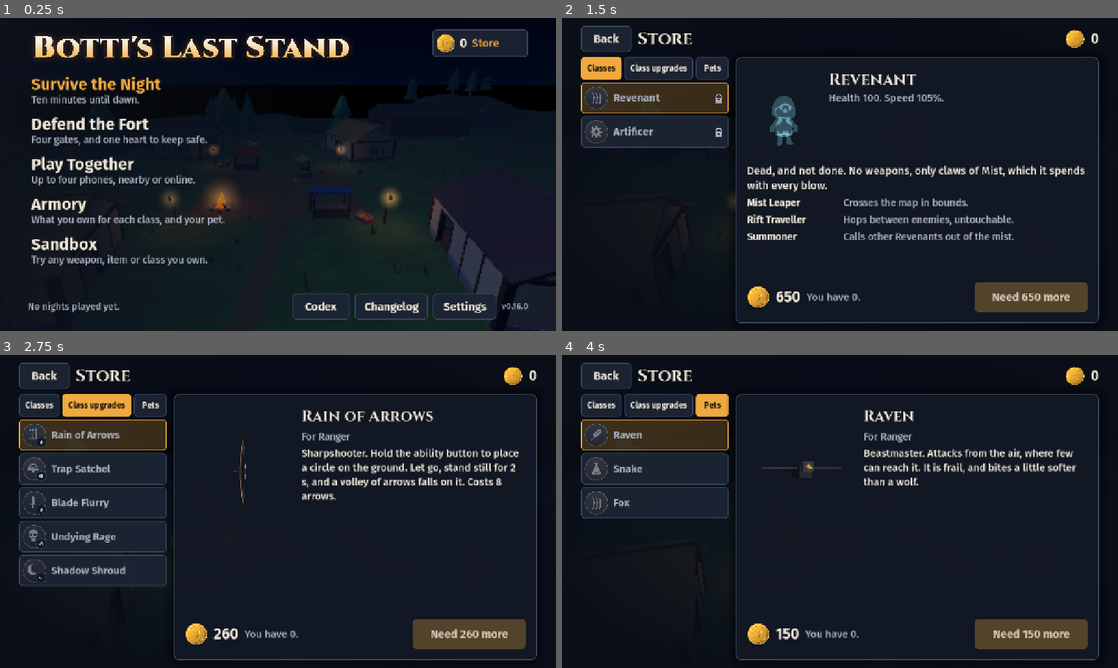
Above: before the commit, frames 1-4 (two rows, left to right).
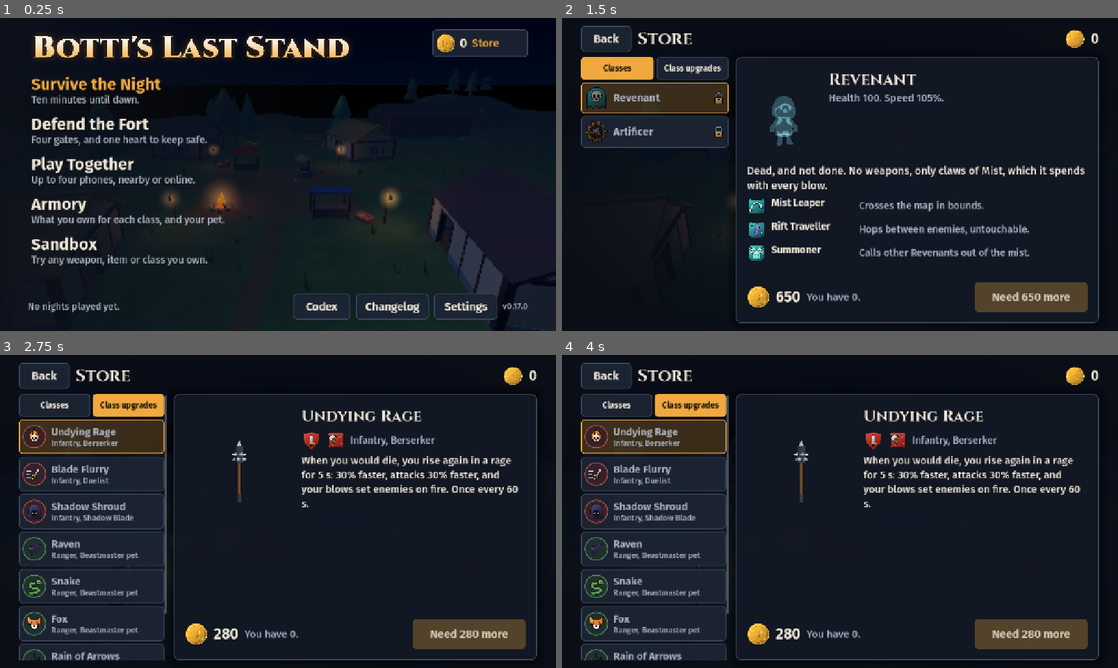
Above: after the commit, the same moments.

Repository: Polaryti/botti-last-stand
Game: Godot game, scene res://scenes/main.tscn
Same seed, same stepped clock (60 frames per second), same inputs: the game is played once before the commit and once after it.
Inputs (mouse positions are in pixels of both pictures, inside the frame that each line leads up to):
- Up to frame 1 (0.25 s): no input
- Up to frame 2 (1.5 s): click (1040, 43) at 0.52 s; click "Classes" at 1.25 s
- Up to frame 3 (2.75 s): click "Class upgrades" at 2 s
- Up to frame 4 (4 s): click (712, 405) at 2.75 s, where only the run before the commit has a clickable "Pets"; click (650, 436) at 3.52 s

The runs differ from the first frame. In frame 1, 0.6% of the frame differs, in the area x 52-95%, y 88-97%; in frame 2, 4.8%; in frame 3, 14%, in the area x 3-94%, y 12-98%; in frame 4, 13%.

Commit message:
Version 0.17.0
New icons in colour: a crest for each class, an emblem for each specialization, and pictures for purchases, pets, weapons and the symbols abilities use. Pets are now among the Class upgrades under Beastmaster, and every upgrade names its class and specialization.

Co-Authored-By: Claude Opus 5.5 <noreply@anthropic.com>
Claude-Session: https://claude.ai/code/session_01P15f91vZw5MWq34eF7AJoA

Diff:
--- a/project.godot
+++ b/project.godot
@@ -12,7 +12,7 @@
 
 config/name="Botti's Last Stand"
 config/description="Low-poly medieval zombie survival for phones."
-config/version="0.16.0"
+config/version="0.17.0"
 run/main_scene="res://scenes/main.tscn"
 config/features=PackedStringArray("4.7", "GL Compatibility")
 boot_splash/bg_color=Color(0.035, 0.05, 0.1, 1)
--- a/scripts/ability_data.gd
+++ b/scripts/ability_data.gd
@@ -19,6 +19,8 @@
 
 static func _spec(id: String, name: String, desc: String, color: Color, entry: Dictionary, path: Array, final: Dictionary) -> Dictionary:
 	final["final"] = true
+	entry["icon"] = "spec_%s" % id
+	final["icon"] = "spec_%s+crown" % id
 	return {"id": id, "name": name, "desc": desc, "color": color, "entry": entry, "path": path, "final": final}
 
 
--- a/scripts/class_defs.gd
+++ b/scripts/class_defs.gd
@@ -28,7 +28,7 @@
 }
 
 static func icon(id: String) -> String:
-	return {"infantry": "sword", "ranger": "bow", "heavy": "shield_rect", "chivalry": "horse", "magician": "staff", "revenant": "claw", "artificer": "gear", "monk": "sun", "plague_doctor": "mask"}[id]
+	return "crest_%s" % id
 
 
 static func color(id: String) -> Color:
--- a/scripts/hud.gd
+++ b/scripts/hud.gd
@@ -651,7 +651,7 @@
 		draw_texture_rect(_glass, rect, false, tint)
 		var glyph := _button_glyph(id)
 		var inset := r * 0.42
-		draw_texture_rect(Icons.glyph(glyph), rect.grow(-inset), false, Color(UiTheme.BONE, 0.95))
+		draw_texture_rect(Icons.glyph(glyph), rect.grow(-inset), false, Color.WHITE)
 		draw_texture_rect(_ring, rect, false, Color(1, 1, 1, 0.6) if not held else UiTheme.EMBER)
 		if id == "take" and player.nearby_weapon:
 			_centered(player.nearby_weapon.display_name(), pos + Vector2(0, -r - 18), 26, UiTheme.BONE)
--- a/scripts/icon_view.gd
+++ b/scripts/icon_view.gd
@@ -12,6 +12,8 @@
 	color = p_color
 	custom_minimum_size = Vector2.ONE * px
 	mouse_filter = Control.MOUSE_FILTER_IGNORE
+	size_flags_vertical = Control.SIZE_SHRINK_CENTER
+	size_flags_horizontal = Control.SIZE_SHRINK_CENTER
 
 
 func _draw() -> void:
--- a/scripts/icons.gd
+++ b/scripts/icons.gd
@@ -19,36 +19,40 @@
 	return ResourceLoader.exists("res://assets/icons/%s.png" % name)
 
 
+## Crests and specialization emblems have their own outline. Everything else sits on a dark disc,
+## ringed in the colour of its class.
 static func draw(c: CanvasItem, r: Rect2, icon: String, col: Color, dim := false, ring := true) -> void:
-	var tint := col
-	if dim:
-		var v := col.get_luminance()
-		tint = Color(v, v, v).lerp(UiTheme.DUSK, 0.72)
-	c.draw_texture_rect(tex("res://assets/ui/medal.png"), r, false, tint)
 	var parts := icon.split("+")
-	var inset := r.size.x * 0.21
-	var shape := Color(UiTheme.ASH, 0.6) if dim else UiTheme.BONE
-	var glyph_rect := r.grow(-inset)
+	var own_outline := parts[0].begins_with("crest_") or parts[0].begins_with("spec_")
+	var shade := Color(0.56, 0.56, 0.6, 0.92) if dim else Color.WHITE
+	if own_outline:
+		c.draw_texture_rect(glyph(parts[0]), r, false, shade)
+	else:
+		var disc := Color(0.1, 0.11, 0.16).lerp(col, 0.22)
+		c.draw_circle(r.get_center(), r.size.x * 0.49, disc.darkened(0.25) if dim else disc)
+		var inset := r.size.x * 0.14
+		var glyph_rect := r.grow(-inset)
+		if parts.size() > 1:
+			glyph_rect.position -= Vector2(r.size.x * 0.06, r.size.y * 0.06)
+		c.draw_texture_rect(glyph(parts[0]), glyph_rect, false, shade)
+		if ring:
+			c.draw_arc(r.get_center(), r.size.x * 0.48, 0.0, TAU, 40, col.darkened(0.45) if dim else col.lightened(0.15), maxf(1.5, r.size.x * 0.035), true)
 	if parts.size() > 1:
-		glyph_rect.position -= Vector2(r.size.x * 0.05, r.size.y * 0.05)
-	c.draw_texture_rect(glyph(parts[0]), glyph_rect, false, shape)
-	if ring:
-		c.draw_texture_rect(tex("res://assets/ui/ring.png"), r, false, Color(1, 1, 1, 0.3) if dim else Color(1, 1, 1, 0.75))
-	if parts.size() > 1:
-		var size := r.size.x * 0.42
+		var size := r.size.x * 0.46
 		var badge := Rect2(r.end - Vector2.ONE * size * 0.98, Vector2.ONE * size)
 		c.draw_circle(badge.get_center(), size * 0.5, UiTheme.NIGHT)
-		c.draw_arc(badge.get_center(), size * 0.5, 0.0, TAU, 24, UiTheme.STEEL if dim else UiTheme.EMBER, maxf(1.0, r.size.x * 0.018), true)
-		c.draw_texture_rect(glyph(parts[1]), badge.grow(-size * 0.2), false, UiTheme.ASH if dim else UiTheme.EMBER)
+		c.draw_arc(badge.get_center(), size * 0.5, 0.0, TAU, 24, UiTheme.STEEL if dim else UiTheme.EMBER, maxf(1.0, r.size.x * 0.02), true)
+		c.draw_texture_rect(glyph(parts[1]), badge.grow(-size * 0.12), false, shade)
 
 
 static func weapon(id: String) -> String:
 	return {"dagger": "dagger", "sword": "sword", "spear": "spear", "mace": "mace", "lance": "lance", "scythe": "scythe",
-		"flail": "flail", "bell_hammer": "bell", "pitchfork": "pitchfork", "torch": "torch", "bow": "bow",
-		"crossbow": "crossbow", "longbow": "bow+up", "axes": "axe", "javelins": "spear", "fists": "claw", "bo": "staff", "sling": "target", "blowgun": "poison", "staff": "staff", "claws": "claw"}.get(id, "sword")
+		"flail": "flail", "bell_hammer": "bell_hammer", "pitchfork": "pitchfork", "torch": "torch", "bow": "bow",
+		"crossbow": "crossbow", "longbow": "longbow", "axes": "axe", "javelins": "javelins", "fists": "hand", "bo": "bo",
+		"sling": "sling", "blowgun": "blowgun", "staff": "staff", "claws": "claw"}.get(id, "sword")
 
 
 static func power(id: String) -> String:
 	return {"speed": "boot", "sensor": "eye", "fire_arrows": "flame+arrow", "bounce_arrows": "swap+arrow", "angel": "wings",
-		"daemon": "tooth", "archer": "bow", "thunder": "bolt", "raven": "feather", "ghost": "ghost", "imp": "grab",
-		"bell_spirit": "bell", "rat": "poison"}.get(id, "potion")
+		"daemon": "tooth", "archer": "bow", "thunder": "bolt", "raven": "raven", "ghost": "ghost", "imp": "grab",
+		"bell_spirit": "bell", "rat": "rat"}.get(id, "potion")
--- a/scripts/main.gd
+++ b/scripts/main.gd
@@ -629,9 +629,12 @@
 		var line := HBoxContainer.new()
 		line.add_theme_constant_override("separation", 12)
 		detail.add_child(line)
+		var emblem := IconView.new("spec_%s" % spec["id"], ClassDefs.color(id), 44.0)
+		emblem.size_flags_vertical = Control.SIZE_SHRINK_BEGIN
+		line.add_child(emblem)
 		var spec_name := _body(spec["name"], 23)
 		spec_name.add_theme_font_override("font", UiTheme.bold_font())
-		spec_name.custom_minimum_size.x = 210
+		spec_name.custom_minimum_size.x = 190
 		spec_name.size_flags_vertical = Control.SIZE_SHRINK_BEGIN
 		line.add_child(spec_name)
 		var spec_desc := _soft(spec["desc"], 23)
@@ -763,14 +766,13 @@
 	var d: Dictionary = ShopDefs.ITEMS[id]
 	var owned := Game.owns_item(id)
 	var row := Button.new()
-	row.custom_minimum_size = Vector2(320, 72)
+	row.custom_minimum_size = Vector2(320, 80)
 	var inner := HBoxContainer.new()
 	inner.mouse_filter = Control.MOUSE_FILTER_IGNORE
 	inner.add_theme_constant_override("separation", 12)
 	row.add_child(inner)
 	inner.set_anchors_and_offsets_preset(Control.PRESET_FULL_RECT, Control.PRESET_MODE_MINSIZE, 8)
 	var medal := IconView.new(str(d["icon"]), ClassDefs.color(str(d["class"])), 54.0)
-	medal.dim = not owned
 	medal.size_flags_vertical = Control.SIZE_SHRINK_CENTER
 	inner.add_child(medal)
 	var name_label := _body(d["name"], 24)
@@ -780,7 +782,16 @@
 	name_label.size_flags_vertical = Control.SIZE_SHRINK_CENTER
 	if not owned:
 		name_label.add_theme_color_override("font_color", UiTheme.ASH)
-	inner.add_child(name_label)
+	var words := VBoxContainer.new()
+	words.mouse_filter = Control.MOUSE_FILTER_IGNORE
+	words.add_theme_constant_override("separation", 0)
+	words.size_flags_horizontal = Control.SIZE_EXPAND_FILL
+	words.size_flags_vertical = Control.SIZE_SHRINK_CENTER
+	words.add_child(name_label)
+	var whose := _soft(ShopDefs.whose(id), 18)
+	whose.mouse_filter = Control.MOUSE_FILTER_IGNORE
+	words.add_child(whose)
+	inner.add_child(words)
 	return row
 
 
@@ -803,7 +814,14 @@
 	var title := _body(d["name"], 36)
 	title.add_theme_font_override("font", UiTheme.title_font())
 	words.add_child(title)
-	words.add_child(_soft("For %s" % ClassDefs.ALL[d["class"]]["name"], 23))
+	var owner_row := HBoxContainer.new()
+	owner_row.add_theme_constant_override("separation", 10)
+	owner_row.add_child(IconView.new(ClassDefs.icon(d["class"]), ClassDefs.color(d["class"]), 46.0))
+	owner_row.add_child(IconView.new("spec_%s" % d["spec"], ClassDefs.color(d["class"]), 46.0))
+	var owner_words := _soft(ShopDefs.whose(id), 23)
+	owner_words.size_flags_vertical = Control.SIZE_SHRINK_CENTER
+	owner_row.add_child(owner_words)
+	words.add_child(owner_row)
 	var desc := _body(d["desc"], 24)
 	desc.autowrap_mode = TextServer.AUTOWRAP_WORD_SMART
 	words.add_child(desc)
@@ -881,36 +899,53 @@
 	head.add_child(view)
 	var words := VBoxContainer.new()
 	words.size_flags_horizontal = Control.SIZE_EXPAND_FILL
-	words.add_theme_constant_override("separation", 8)
+	words.add_theme_constant_override("separation", 10)
 	head.add_child(words)
 	var title := _body(ClassDefs.ALL[id]["name"], 36)
 	title.add_theme_font_override("font", UiTheme.title_font())
 	words.add_child(title)
 	var items := ShopDefs.for_class(id)
-	var upgrades := items.filter(func(item: String) -> bool: return not ShopDefs.ITEMS[item].get("pet", false))
 	if items.is_empty():
 		words.add_child(_soft("Nothing for this class yet.", 24))
-	for item: String in upgrades:
-		words.add_child(_armory_upgrade_row(item, id))
-	if not upgrades.is_empty() and upgrades.size() < items.size():
-		words.add_child(_pet_row())
-
-
-func _armory_upgrade_row(item: String, class_id: String) -> Control:
-	var d: Dictionary = ShopDefs.ITEMS[item]
+	var shown_specs := {}
+	for item: String in items:
+		var spec := str(ShopDefs.ITEMS[item]["spec"])
+		if shown_specs.has(spec):
+			continue
+		shown_specs[spec] = true
+		words.add_child(_armory_spec_row(id, spec, items.filter(func(other: String) -> bool: return ShopDefs.ITEMS[other]["spec"] == spec)))
+
+
+## One specialization: its emblem and name, and what you have for it.
+func _armory_spec_row(class_id: String, spec: String, items: Array) -> Control:
 	var row := HBoxContainer.new()
 	row.add_theme_constant_override("separation", 12)
-	var name_label := _body("%s (%s)" % [d["name"], _spec_name(class_id, str(d["spec"]))], 23)
-	name_label.autowrap_mode = TextServer.AUTOWRAP_WORD_SMART
-	name_label.size_flags_horizontal = Control.SIZE_EXPAND_FILL
-	row.add_child(name_label)
-	if not Game.owns_item(item):
-		row.add_child(_button("In the Store", func() -> void: show_store(item), Vector2(190, 52)))
+	var emblem := IconView.new("spec_%s" % spec, ClassDefs.color(class_id), 58.0)
+	emblem.size_flags_vertical = Control.SIZE_SHRINK_BEGIN
+	row.add_child(emblem)
+	var column := VBoxContainer.new()
+	column.size_flags_horizontal = Control.SIZE_EXPAND_FILL
+	column.add_theme_constant_override("separation", 4)
+	row.add_child(column)
+	column.add_child(_body(_spec_name(class_id, spec), 23))
+	if ShopDefs.ITEMS[items[0]].get("pet", false):
+		column.add_child(_pet_row())
 		return row
-	var on := Game.item_active(item)
-	row.add_child(_button("Equipped" if on else "Not equipped", func() -> void:
-		Game.set_item_on(item, not on)
-		show_armory(class_id), Vector2(190, 52), on))
+	for item: String in items:
+		var d: Dictionary = ShopDefs.ITEMS[item]
+		var line := HBoxContainer.new()
+		line.add_theme_constant_override("separation", 12)
+		column.add_child(line)
+		var name_label := _soft(d["name"], 22)
+		name_label.size_flags_horizontal = Control.SIZE_EXPAND_FILL
+		line.add_child(name_label)
+		if not Game.owns_item(item):
+			line.add_child(_button("In the Store", func() -> void: show_store(item), Vector2(190, 50)))
+			continue
+		var on := Game.item_active(item)
+		line.add_child(_button("Equipped" if on else "Not equipped", func() -> void:
+			Game.set_item_on(item, not on)
+			show_armory(class_id), Vector2(190, 50), on))
 	return row
 
 
@@ -925,7 +960,6 @@
 func _pet_row() -> Control:
 	var box := VBoxContainer.new()
 	box.add_theme_constant_override("separation", 6)
-	box.add_child(_body("Beastmaster's pet", 23))
 	var row := HBoxContainer.new()
 	row.add_theme_constant_override("separation", 6)
 	box.add_child(row)
@@ -945,7 +979,7 @@
 		if not owned:
 			b.modulate = Color(1, 1, 1, 0.55)
 		row.add_child(b)
-	var shown := ModelView.new(Vector2(200, 170))
+	var shown := ModelView.new(Vector2(200, 130))
 	shown.show_pet(Game.pet)
 	box.add_child(shown)
 	return box
--- a/scripts/shop_defs.gd
+++ b/scripts/shop_defs.gd
@@ -3,30 +3,30 @@
 ## is three or four good nights. An upgrade works only on its own path, and can be switched off in
 ## the Armory. Pets are for the Beastmaster, and one is chosen at a time.
 
-const SECTIONS := {"classes": "Classes", "upgrades": "Class upgrades", "pets": "Pets"}
+const SECTIONS := {"classes": "Classes", "upgrades": "Class upgrades"}
 const PETS := ["wolf", "raven", "snake", "fox"]
 
 const ITEMS := {
-	"rain_of_arrows": {"name": "Rain of Arrows", "section": "upgrades", "class": "ranger", "spec": "sharpshooter", "price": 260, "icon": "arrows+star", "model": "longbow",
-		"desc": "Sharpshooter. Hold the ability button to place a circle on the ground. Let go, stand still for 2 s, and a volley of arrows falls on it. Costs 8 arrows.",
+	"rain_of_arrows": {"name": "Rain of Arrows", "section": "upgrades", "class": "ranger", "spec": "sharpshooter", "price": 260, "icon": "rain", "model": "longbow",
+		"desc": "Hold the ability button to place a circle on the ground. Let go, stand still for 2 s, and a volley of arrows falls on it. Costs 8 arrows.",
 		"art": {"name": "Rain of Arrows", "cost": 0.0, "cast": 2.0, "cd": 18.0, "icon": "arrows", "hold": true}},
-	"trap_satchel": {"name": "Trap Satchel", "section": "upgrades", "class": "ranger", "spec": "trapper", "price": 220, "icon": "trap+plus", "model": "trap",
-		"desc": "Trapper. Traps no longer drop by themselves. You carry up to 5, and set one with the ability button. It arms 3 s later.",
+	"trap_satchel": {"name": "Trap Satchel", "section": "upgrades", "class": "ranger", "spec": "trapper", "price": 220, "icon": "satchel", "model": "trap",
+		"desc": "Traps no longer drop by themselves. You carry up to 5, and set one with the ability button. It arms 3 s later.",
 		"art": {"name": "Set Trap", "cost": 0.0, "cast": 0.0, "cd": 0.6, "icon": "trap"}},
-	"blade_flurry": {"name": "Blade Flurry", "section": "upgrades", "class": "infantry", "spec": "duelist", "price": 240, "icon": "sword+star", "model": "sword",
-		"desc": "Duelist. An ability: for 4 s you attack 60% faster, and every hit is a critical. Ready again after 25 s.",
+	"blade_flurry": {"name": "Blade Flurry", "section": "upgrades", "class": "infantry", "spec": "duelist", "price": 240, "icon": "flurry", "model": "sword",
+		"desc": "An ability: for 4 s you attack 60% faster, and every hit is a critical. Ready again after 25 s.",
 		"art": {"name": "Blade Flurry", "cost": 0.0, "cast": 0.0, "cd": 25.0, "icon": "sword"}},
-	"undying_rage": {"name": "Undying Rage", "section": "upgrades", "class": "infantry", "spec": "berserker", "price": 280, "icon": "skull+flame", "model": "mace",
-		"desc": "Berserker. When you would die, you rise again in a rage for 5 s: 30% faster, attacks 30% faster, and your blows set enemies on fire. Once every 60 s."},
-	"shadow_shroud": {"name": "Shadow Shroud", "section": "upgrades", "class": "infantry", "spec": "shadow", "price": 240, "icon": "moon+eye_closed", "model": "dagger",
-		"desc": "Shadow Blade. Every 8 kills, an ability makes you Invisible for 3 s. Nothing can see you, even right next to it.",
+	"undying_rage": {"name": "Undying Rage", "section": "upgrades", "class": "infantry", "spec": "berserker", "price": 280, "icon": "rage", "model": "mace",
+		"desc": "When you would die, you rise again in a rage for 5 s: 30% faster, attacks 30% faster, and your blows set enemies on fire. Once every 60 s."},
+	"shadow_shroud": {"name": "Shadow Shroud", "section": "upgrades", "class": "infantry", "spec": "shadow", "price": 240, "icon": "shroud", "model": "dagger",
+		"desc": "Every 8 kills, an ability makes you Invisible for 3 s. Nothing can see you, even right next to it.",
 		"art": {"name": "Shadow Shroud", "cost": 0.0, "cast": 0.0, "cd": 0.0, "icon": "eye_closed"}},
-	"raven": {"name": "Raven", "section": "pets", "class": "ranger", "spec": "beastmaster", "price": 150, "icon": "feather", "pet": true,
-		"desc": "Beastmaster. Attacks from the air, where few can reach it. It is frail, and bites a little softer than a wolf."},
-	"snake": {"name": "Snake", "section": "pets", "class": "ranger", "spec": "beastmaster", "price": 180, "icon": "poison", "pet": true,
-		"desc": "Beastmaster. Slow and weak, but a third of its bites poison the enemy: damage over time, and 5% more from everything."},
-	"fox": {"name": "Fox", "section": "pets", "class": "ranger", "spec": "beastmaster", "price": 150, "icon": "claw", "pet": true,
-		"desc": "Beastmaster. Quick, with a softer bite. Now and then it digs up some food for you."},
+	"raven": {"name": "Raven", "section": "upgrades", "class": "ranger", "spec": "beastmaster", "price": 150, "icon": "raven", "pet": true,
+		"desc": "Attacks from the air, where few can reach it. It is frail, and bites a little softer than a wolf."},
+	"snake": {"name": "Snake", "section": "upgrades", "class": "ranger", "spec": "beastmaster", "price": 180, "icon": "snake", "pet": true,
+		"desc": "Slow and weak, but a third of its bites poison the enemy: damage over time, and 5% more from everything."},
+	"fox": {"name": "Fox", "section": "upgrades", "class": "ranger", "spec": "beastmaster", "price": 150, "icon": "fox", "pet": true,
+		"desc": "Quick, with a softer bite. Now and then it digs up some food for you."},
 }
 
 
@@ -43,7 +43,27 @@
 	for id: String in ITEMS:
 		if ITEMS[id]["section"] == section:
 			out.append(id)
+	# Same class together, and within it the same path.
+	out.sort_custom(func(a: String, b: String) -> bool:
+		var ca: String = ITEMS[a]["class"] + ITEMS[a]["spec"]
+		var cb: String = ITEMS[b]["class"] + ITEMS[b]["spec"]
+		return ca < cb)
 	return out
+
+
+## "Sharpshooter", for showing whose an upgrade is.
+static func spec_name(id: String) -> String:
+	var d: Dictionary = ITEMS[id]
+	for s: Dictionary in AbilityData.tree(d["class"])["specs"]:
+		if s["id"] == d["spec"]:
+			return s["name"]
+	return ""
+
+
+## "Ranger, Sharpshooter", or "Ranger, Beastmaster pet".
+static func whose(id: String) -> String:
+	var d: Dictionary = ITEMS[id]
+	return "%s, %s%s" % [ClassDefs.ALL[d["class"]]["name"], spec_name(id), " pet" if d.get("pet", false) else ""]
 
 
 static func for_class(class_id: String) -> Array[String]:
--- a/tests/test_game.gd
+++ b/tests/test_game.gd
@@ -945,6 +945,19 @@
 	await frames(2)
 	var words: Array = m.panel.find_children("*", "Button", true, false).map(func(b: Button) -> String: return b.text)
 	ok(words.has("Equipped") and words.has("Raven"), "the Armory lists upgrades and pets")
+	ok(not ShopDefs.SECTIONS.has("pets") and ShopDefs.in_section("upgrades").has("raven"), "pets are among the class upgrades")
+	ok(ShopDefs.whose("raven") == "Ranger, Beastmaster pet" and ShopDefs.whose("rain_of_arrows") == "Ranger, Sharpshooter", "each purchase says whose it is")
+	# Every class and path has a picture of its own.
+	var seen_icons := {}
+	for class_id: String in ClassDefs.ALL:
+		ok(Icons.exists("crest_%s" % class_id), "%s has its own crest" % class_id)
+		for sp: Dictionary in AbilityData.tree(class_id)["specs"]:
+			ok(Icons.exists("spec_%s" % sp["id"]) and not seen_icons.has(sp["id"]), "%s has its own emblem" % sp["id"])
+			seen_icons[sp["id"]] = true
+	for item: String in ShopDefs.ITEMS:
+		ok(Icons.exists(str(ShopDefs.ITEMS[item]["icon"])), "%s has an icon" % item)
+	for weapon_id: String in WeaponDefs.ALL:
+		ok(Icons.exists(Icons.weapon(weapon_id).split("+")[0]), "%s has an icon" % weapon_id)
 	for class_id: String in ClassDefs.available():
 		m.show_armory(class_id)
 		await frames(1)
Binary file changed: assets/icons/arrow.png
Binary file changed: assets/icons/arrows.png
Binary file changed: assets/icons/axe.png
Binary file changed: assets/icons/banner.png
Binary file changed: assets/icons/bell.png
Binary file added: assets/icons/bell_hammer.png
Not shown, added: assets/icons/bell_hammer.png.import
Binary file changed: assets/icons/blink.png
Binary file added: assets/icons/blowgun.png
Not shown, added: assets/icons/blowgun.png.import
Binary file added: assets/icons/bo.png
Not shown, added: assets/icons/bo.png.import
(and 202 more such lines)
